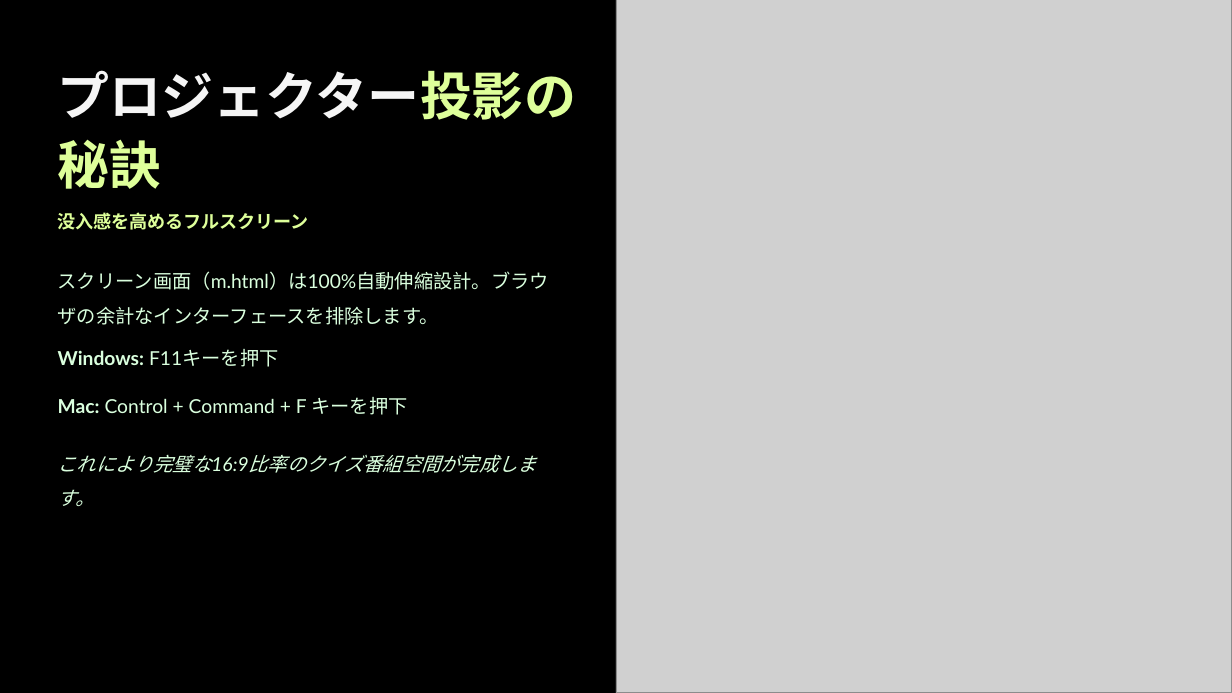
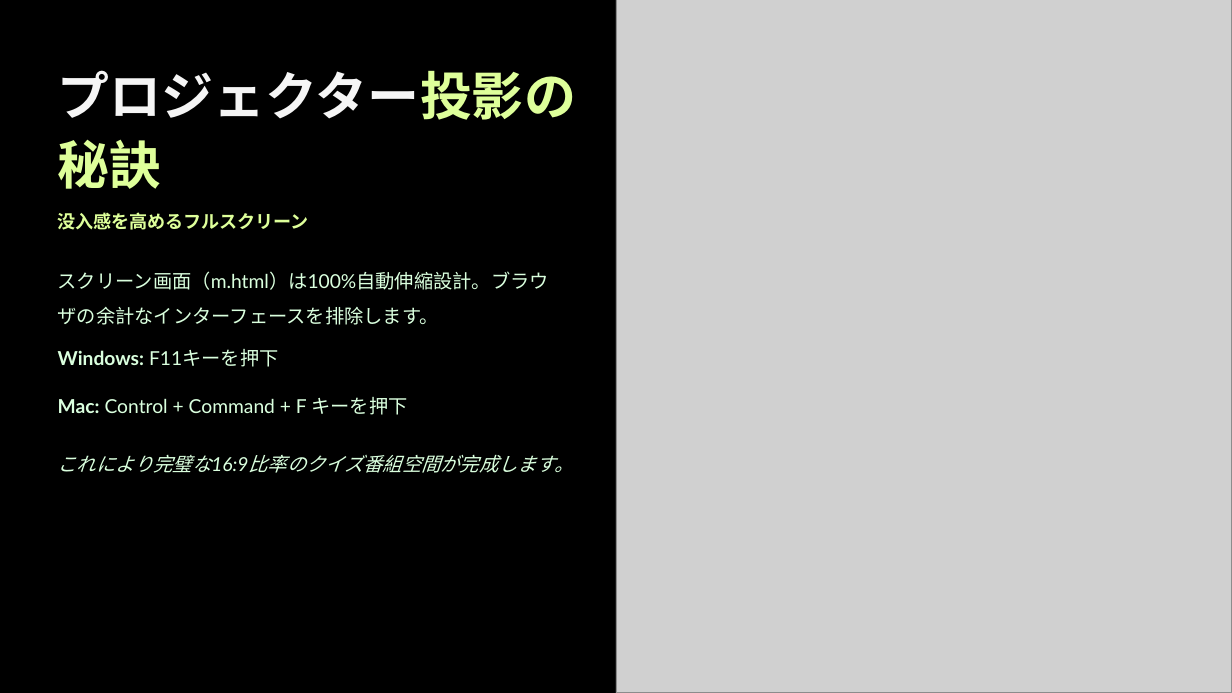
Before and after one commit to h-sakamoto-tech/quiz-app, a slide deck: slide 9 of Manual.pptx. Drawn at 1232x693 pixels with LibreOffice and Linux fonts; fonts in the diff are those of the drawing; grey boxes stand for pictures; background and template pictures are left out. Boxes give left, top, right and bottom in pixels: in the first picture for what was removed or moved away, otherwise in the second. Text is boxed around its words. In the diff, an @@ line names an element or a change of style, - is before the commit and + after.

```diff
--- a/Manual.pptx
+++ b/Manual.pptx
@@ text "これにより完璧な16:9比率のクイズ番組空間が完成します。" rewrapped from (x1=58, y1=455, x2=248, y2=506) to (x1=58, y1=455, x2=574, y2=473) @@
```
Also in this commit, not shown: 4 other slides changed, 1 slide removed.
